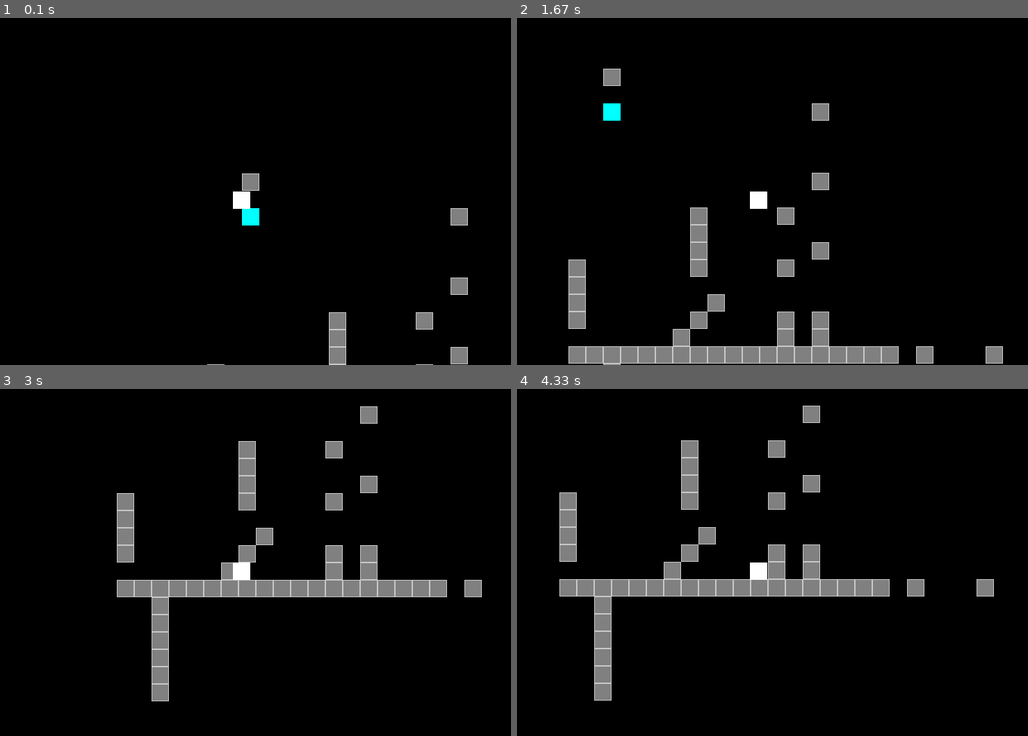
Above: before the commit, frames 1-4 (two rows, left to right).
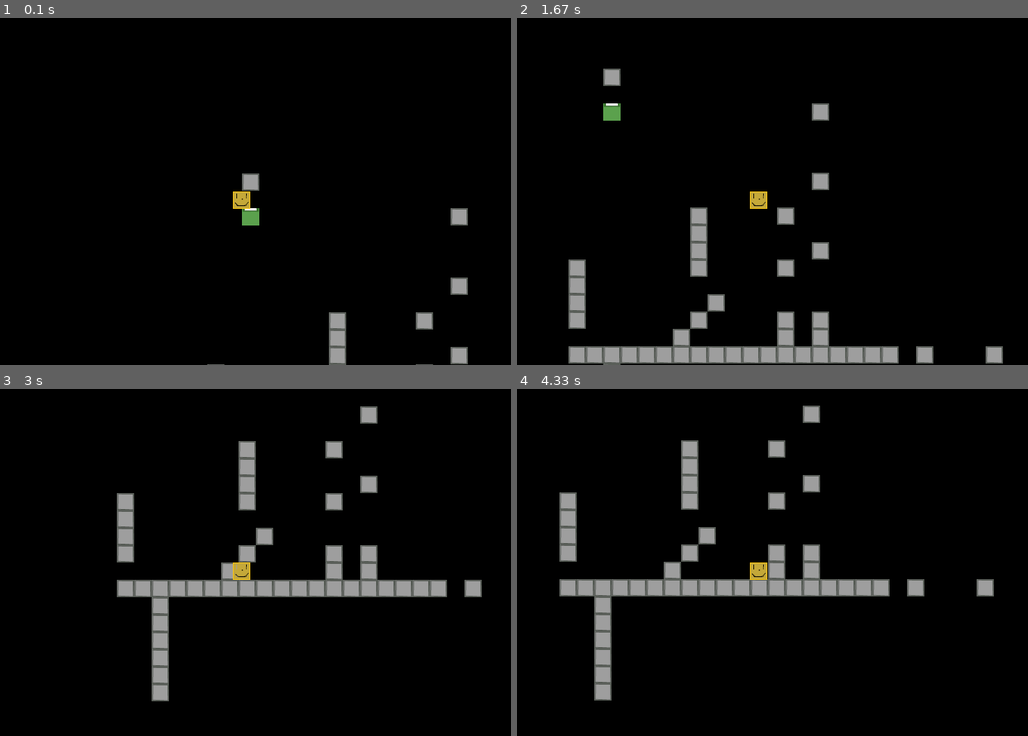
Above: after the commit, the same moments.

Repository: klementc/exitpyth
Game: pygame game, started from main.py
The game is run twice, just before and just after one commit, with the same random seed, the same clock (stepped at 60 frames per second) and the same inputs.
Inputs:
- Up to frame 1 (0.1 s): no input
- Up to frame 2 (1.67 s): tap Space at 0.33 s; hold Right 0.67-1.13 s; hold Up 1.17-1.47 s; hold Right from 1.5 s (still down)
- Up to frame 3 (3 s): release Right at 1.97 s; hold Left 2-2.53 s; hold Down 2.57-2.87 s; hold Left from 2.9 s (still down)
- Up to frame 4 (4.33 s): release Left at 3.3 s; hold Up 3.33-3.7 s; hold Right from 3.73 s (still down)

The runs differ from the first frame. In frame 1, 1.6% of the frame differs, in the area x 40-92%, y 44-100%; in frame 2, 7.0%; in frame 3, 7.3%; in frame 4, 7.5%, in the area x 8-94%, y 4-90%.

Commit message:
sprites test

Diff:
--- a/level.py
+++ b/level.py
@@ -61,8 +61,10 @@
             type = int(l[1])
 
             if(self.levelType=="SP"):
-                if(loc2.type == 1):
+                if(type == 1):
                     tile = Block(round(loc2.x), round(loc2.y))
+                elif(type == 2):
+                    tile = StartBlock(round(loc2.x), round(loc2.y))
                 else:
                     tile = Tile(round(loc2.x), round(loc2.y),loc2.type)
             else:
--- a/player.py
+++ b/player.py
@@ -14,8 +14,10 @@
         super(Player, self).__init__()
         # TODO fine the right hitbox and player size
         #self.surf = pygame.image.load("test.png")
-        self.image = pygame.Surface((25, 25))
-        self.image.fill((255, 0, 0))
+        self.image = pygame.image.load("sprites/char_noFlow.png").convert()
+        self.image.set_colorkey((255, 255, 255), RLEACCEL)
+        #self.image = pygame.Surface((25, 25))
+        #self.image.fill((255, 0, 0))
         #self.image.set_colorkey((0, 0, 0), RLEACCEL)
         self.image.convert()
         #print("size: "+str(self.image.get_size()))
@@ -139,12 +141,16 @@
         # TODO stick not working, wrong hitbox sizes...
         # resize when crouching
         if(self.holdDown):
-            self.image = pygame.Surface((25, 12))
-            self.image.fill((255, 255, 255))
+            #self.image = pygame.Surface((25, 25))
+            #self.image.fill((255, 255, 255))
+            #self.image = pygame.image.load("sprites/char_noFlow.png").convert()
+            #self.image.set_colorkey((0, 0, 0), RLEACCEL)
             self.rect.height =7.5
         else:
-            self.image = pygame.Surface((25, 25))
-            self.image.fill((255, 255, 255))
+            #self.image = pygame.Surface((25, 25))
+            #self.image.fill((255, 255, 255))
+            #self.image = pygame.image.load("sprites/char_flow.png").convert()
+            #self.image.set_colorkey((0, 0, 0), RLEACCEL)
             self.rect.height = 15
 
         self.handleFlow(pressed_keys)
@@ -196,10 +202,14 @@
                 self.burningFlow = True
 
         if(self.burningFlow):
-            self.image.fill((0, 255, 0))
-
-        else:
-            self.image.fill((255, 255, 255))
+            self.image = pygame.image.load("sprites/char_flow.png").convert()
+            self.image.set_colorkey((0, 0, 0), RLEACCEL)
+            #self.image.fill((0, 255, 0))
+
+        else:
+            self.image = pygame.image.load("sprites/char_noFlow.png").convert()
+            self.image.set_colorkey((0, 0, 0), RLEACCEL)
+            #self.image.fill((255, 255, 255))
 
 
 
--- a/tile.py
+++ b/tile.py
@@ -40,7 +40,17 @@
 
 class Block(Tile):
   def __init__(self, x=0, y=0):
-      super(Block, self).__init__(x,y,type = 2)
-      self.surf = pygame.Surface((25, 25))
-      self.surf.fill((200, 200, 200))
-      self.surf.fill((128,128,128), self.surf.get_rect().inflate(-2, -2))
+      super(Block, self).__init__(x,y,type = 1)
+      #self.surf = pygame.Surface((25, 25))
+      self.surf = pygame.image.load("sprites/block.png").convert()
+      self.surf.set_colorkey((255, 255, 255), RLEACCEL)
+      #self.rect = self.surf.get_rect()
+      #self.surf.fill((200, 200, 200))
+      #self.surf.fill((128,128,128), self.surf.get_rect().inflate(-2, -2))
+
+class StartBlock(Tile):
+  def __init__(self, x=0, y=0):
+      super(StartBlock, self).__init__(x,y,type = 2)
+      #self.surf = pygame.Surface((25, 25))
+      self.surf = pygame.image.load("sprites/start.png").convert()
+      self.surf.set_colorkey((0, 0, 0), RLEACCEL)
Not shown, changed: Readme.md
Binary file added: sprites/block.png
Binary file added: sprites/char_flow.png
Binary file added: sprites/char_noFlow.png
Binary file added: sprites/start.png
